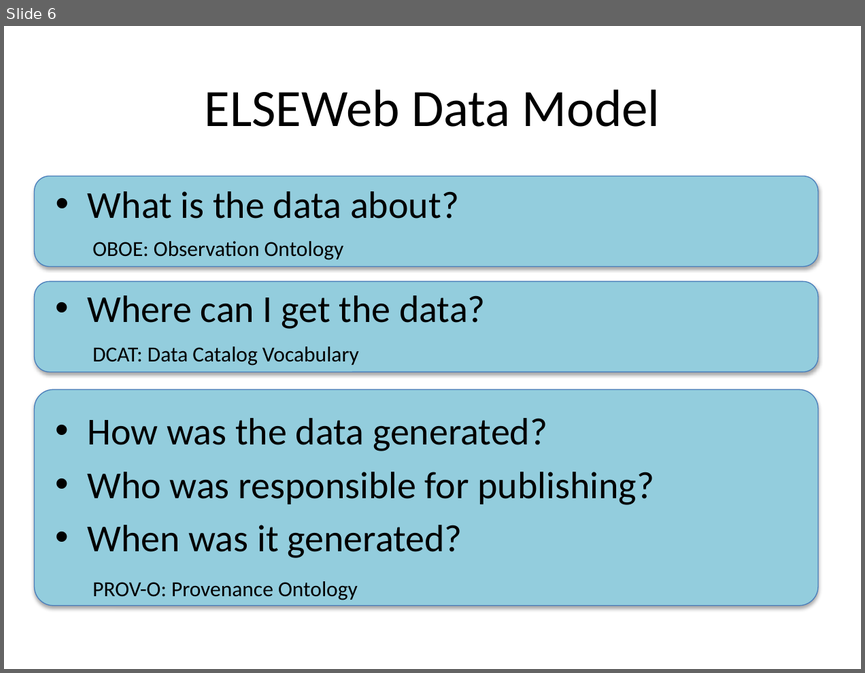
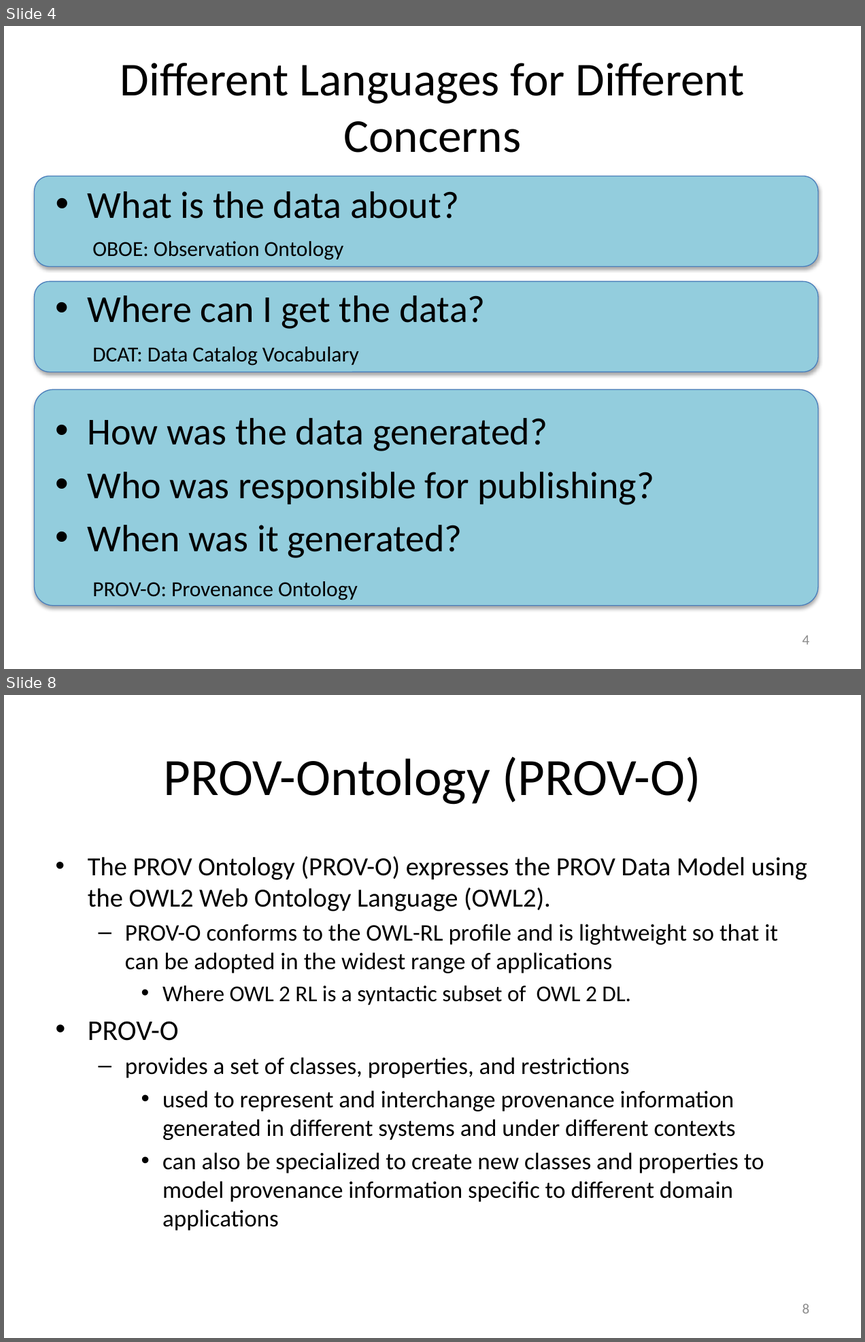
Before and after one commit to roomthily/ELSeWeb, a slide deck: documents/presentations/2013/ELSEweb-EDAC-PROV.pptx. Shown one above the other, each under a label of ours: slide 6 before the commit, slides 4 and 8 after it; the slides between them are not shown. The pictures are 865x673 and 865x1342 pixels, drawn with LibreOffice and Linux fonts; fonts in the diff are those of the drawing. Boxes give left, top, right and bottom in pixels: in the first picture for what was removed or moved away, otherwise in the second. Text is boxed around its words. In the diff, an @@ line names an element or a change of style, - is before the commit and + after.

```diff
--- a/documents/presentations/2013/ELSEweb-EDAC-PROV.pptx
+++ b/documents/presentations/2013/ELSEweb-EDAC-PROV.pptx
@@ slide 8 added at (4,695,861,1338), background #FFFFFF @@
@@ title added at (164,757,700,804), 44 pt, text #000000 @@
+PROV-Ontology (PROV-O)
@@ text added at (88,856,807,1230), 20 pt, text #000000 @@
+• The PROV Ontology (PROV-O) expresses the PROV Data Model using the OWL2 Web Ontology Language (OWL2).
+  – PROV-O conforms to the OWL-RL profile and is lightweight so that it can be adopted in the widest range of applications
+    • Where OWL 2 RL is a syntactic subset of OWL 2 DL.
+• PROV-O
+  – provides a set of classes, properties, and restrictions
+    • used to represent and interchange provenance information generated in different systems and under different contexts
+    • can also be specialized to create new classes and properties to model provenance information specific to different domain applications
@@ page number added at (802,1304,810,1313), 12 pt, text #8C8C8C @@
+8
@@ what was slide 6 is now slide 4 @@
@@ slide 4 changed as well @@
@@ title at (120,63,744,152): text changed; size 44 to 39.6 pt @@
-ELSEWeb Data Model
+Different Languages for Different Concerns
@@ page number added at (802,635,810,644), 12 pt, text #8C8C8C @@
+4
```
Also in this commit, not shown: 5 other slides changed, 13 other slides added, 1 slide removed, 7 other files.
